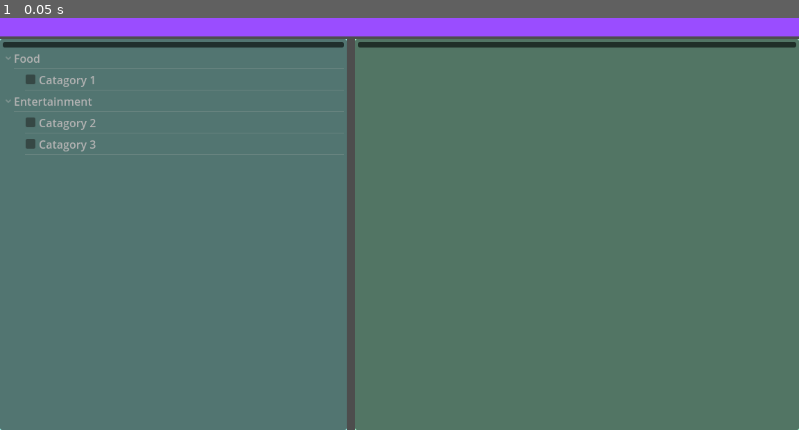
Above: before the commit, frame 1.
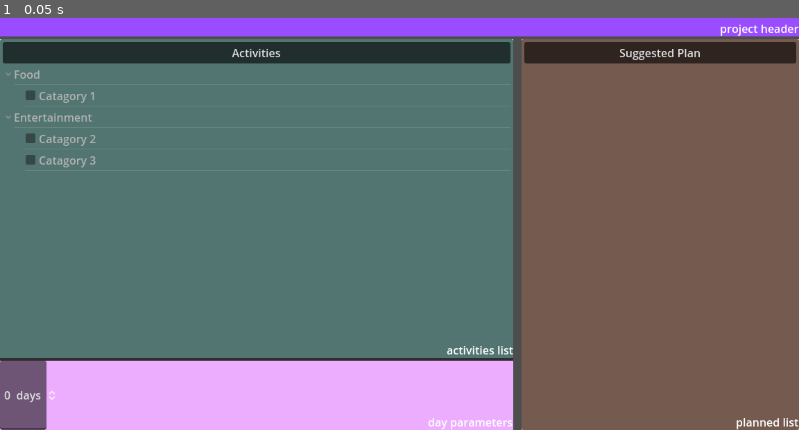
Above: after the commit, the same moment.

Repository: GenericUserIsTaken/AccessHackProj
Game: Godot game, scene res://checklist.tscn
Two runs of this game, one before a commit and one after it. Both use one fixed random seed, a clock stepped at 60 frames per second and the inputs below. This scene is started directly instead of the project's main scene.
Inputs:
- Up to frame 1 (0.05 s): no input

The runs differ from the first frame. In frame 1, 49% of the frame differs, in the area x 0-100%, y 1-100%.

Commit message:
working check list ui
next up: day params

Diff:
--- a/checklist.gd
+++ b/checklist.gd
@@ -6,8 +6,8 @@
 #              0         1          2            3           4         5           6
 const DAYS = ["Monday", "Tuesday", "Wednesday", "Thursday", "Friday", "Saturday", "Sunday"]
 
-var start_day = 0
-var plan_length = 6
+var start_day = 5
+var plan_length = 8
 
 # Called when the node enters the scene tree for the first time.
 func _ready() -> void:
@@ -24,7 +24,10 @@
 
 func rebuild_activities_list():
 	# build a tree from the json file of activities
+	a_list.clear()
 	a_list.create_item()
+	a_list.set_column_title(0, "Activities")
+	a_list.set_column_title_alignment(0, HORIZONTAL_ALIGNMENT_CENTER)
 
 	for activity_name in Global.activities:
 		var activity = a_list.create_item()
@@ -103,9 +106,12 @@
 	rebuild_chosen_list()
 
 func rebuild_chosen_list():
-	# rebuild the tree nodes
 	p_list.clear()
 	p_list.create_item()
+	p_list.set_column_title(0, "Suggested Plan")
+	p_list.set_column_title_alignment(0, HORIZONTAL_ALIGNMENT_CENTER)
+
+	# rebuild the tree nodes
 	for day_name in Global.planned_locations:
 		var day = p_list.create_item()
 		day.set_text(0, day_name)
@@ -126,9 +132,20 @@
 	for i in plan_length:
 		var day_index = (start_day + i) % 7
 		var day = DAYS[day_index]
-		# if the length of the plan will result in multiple of the same day, number them
-		# "Monday" -> "Monday (1)"
-		if plan_length > 7:
-			day += " (" + str(planned_days.count(day) + 1) + ")"
-		planned_days.append(day)
+		planned_days.append(day + " (" + str(i + 1) + ")")
 	return planned_days
+
+func _on_activities_list_column_title_clicked(column: int, mouse_button_index: int) -> void:
+	toggle_first_layer_collapsed(a_list)
+
+func _on_planned_list_column_title_clicked(column: int, mouse_button_index: int) -> void:
+	toggle_first_layer_collapsed(p_list)
+
+func toggle_first_layer_collapsed(traverse_tree):
+	var should_collapse_all = not traverse_tree.get_root().is_any_collapsed()
+
+	# apply collapse toggle to all of them
+	var tree_node = traverse_tree.get_root().get_first_child()
+	while tree_node != null:
+		tree_node.collapsed = should_collapse_all
+		tree_node = tree_node.get_next()
--- a/checklist.tscn
+++ b/checklist.tscn
@@ -23,7 +23,7 @@
 custom_minimum_size = Vector2(0, 80)
 layout_mode = 2
 
-[node name="ColorRect" type="ColorRect" parent="VBoxContainer/Control"]
+[node name="TempBg1" type="ColorRect" parent="VBoxContainer/Control"]
 layout_mode = 1
 anchors_preset = 15
 anchor_right = 1.0
@@ -32,54 +32,45 @@
 grow_vertical = 2
 color = Color(0.603333, 0.3, 1, 1)
 
+[node name="Label" type="Label" parent="VBoxContainer/Control"]
+layout_mode = 1
+anchors_preset = 3
+anchor_left = 1.0
+anchor_top = 1.0
+anchor_right = 1.0
+anchor_bottom = 1.0
+offset_left = -40.0
+offset_top = -23.0
+grow_horizontal = 0
+grow_vertical = 0
+text = "project header"
+
 [node name="Control2" type="Control" parent="VBoxContainer"]
 layout_mode = 2
 size_flags_vertical = 3
 
 [node name="HSplitContainer" type="HSplitContainer" parent="VBoxContainer/Control2"]
+layout_direction = 3
 layout_mode = 1
 anchors_preset = 15
 anchor_right = 1.0
 anchor_bottom = 1.0
 grow_horizontal = 2
 grow_vertical = 2
-split_offset = 500
+split_offset = 400
 
-[node name="Control" type="Control" parent="VBoxContainer/Control2/HSplitContainer"]
+[node name="Control2" type="Control" parent="VBoxContainer/Control2/HSplitContainer"]
+layout_direction = 2
 layout_mode = 2
 
-[node name="ColorRect" type="ColorRect" parent="VBoxContainer/Control2/HSplitContainer/Control"]
+[node name="TempBg3" type="ColorRect" parent="VBoxContainer/Control2/HSplitContainer/Control2"]
 layout_mode = 1
 anchors_preset = 15
 anchor_right = 1.0
 anchor_bottom = 1.0
 grow_horizontal = 2
 grow_vertical = 2
-color = Color(0.65, 1, 0.959167, 1)
-
-[node name="ActivitiesList" type="Tree" parent="VBoxContainer/Control2/HSplitContainer/Control"]
-unique_name_in_owner = true
-layout_mode = 1
-anchors_preset = 15
-anchor_right = 1.0
-anchor_bottom = 1.0
-grow_horizontal = 2
-grow_vertical = 2
-column_titles_visible = true
-hide_root = true
-select_mode = 1
-
-[node name="Control2" type="Control" parent="VBoxContainer/Control2/HSplitContainer"]
-layout_mode = 2
-
-[node name="ColorRect" type="ColorRect" parent="VBoxContainer/Control2/HSplitContainer/Control2"]
-layout_mode = 1
-anchors_preset = 15
-anchor_right = 1.0
-anchor_bottom = 1.0
-grow_horizontal = 2
-grow_vertical = 2
-color = Color(0.65, 1, 0.830833, 1)
+color = Color(1, 0.734833, 0.63, 1)
 
 [node name="PlannedList" type="Tree" parent="VBoxContainer/Control2/HSplitContainer/Control2"]
 unique_name_in_owner = true
@@ -93,4 +84,109 @@
 hide_root = true
 select_mode = 1
 
-[connection signal="item_edited" from="VBoxContainer/Control2/HSplitContainer/Control/ActivitiesList" to="." method="_on_activities_list_item_edited"]
+[node name="Label" type="Label" parent="VBoxContainer/Control2/HSplitContainer/Control2"]
+layout_mode = 1
+anchors_preset = 3
+anchor_left = 1.0
+anchor_top = 1.0
+anchor_right = 1.0
+anchor_bottom = 1.0
+offset_left = -1.0
+offset_top = -23.0
+grow_horizontal = 0
+grow_vertical = 0
+text = "planned list"
+
+[node name="Control" type="Control" parent="VBoxContainer/Control2/HSplitContainer"]
+layout_direction = 2
+layout_mode = 2
+
+[node name="VBoxContainer" type="VBoxContainer" parent="VBoxContainer/Control2/HSplitContainer/Control"]
+layout_mode = 1
+anchors_preset = 15
+anchor_right = 1.0
+anchor_bottom = 1.0
+grow_horizontal = 2
+grow_vertical = 2
+
+[node name="Control" type="Control" parent="VBoxContainer/Control2/HSplitContainer/Control/VBoxContainer"]
+layout_mode = 2
+size_flags_vertical = 3
+
+[node name="TempBg2" type="ColorRect" parent="VBoxContainer/Control2/HSplitContainer/Control/VBoxContainer/Control"]
+layout_mode = 1
+anchors_preset = 15
+anchor_right = 1.0
+anchor_bottom = 1.0
+grow_horizontal = 2
+grow_vertical = 2
+color = Color(0.65, 1, 0.959167, 1)
+
+[node name="ActivitiesList" type="Tree" parent="VBoxContainer/Control2/HSplitContainer/Control/VBoxContainer/Control"]
+unique_name_in_owner = true
+layout_mode = 1
+anchors_preset = 15
+anchor_right = 1.0
+anchor_bottom = 1.0
+offset_bottom = 25.0
+grow_horizontal = 2
+grow_vertical = 2
+column_titles_visible = true
+hide_root = true
+select_mode = 1
+
+[node name="Label" type="Label" parent="VBoxContainer/Control2/HSplitContainer/Control/VBoxContainer/Control"]
+layout_mode = 1
+anchors_preset = 3
+anchor_left = 1.0
+anchor_top = 1.0
+anchor_right = 1.0
+anchor_bottom = 1.0
+offset_left = -40.0
+offset_top = -23.0
+grow_horizontal = 0
+grow_vertical = 0
+text = "activities list"
+
+[node name="Control2" type="Control" parent="VBoxContainer/Control2/HSplitContainer/Control/VBoxContainer"]
+custom_minimum_size = Vector2(0, 100)
+layout_mode = 2
+
+[node name="TempBg4" type="ColorRect" parent="VBoxContainer/Control2/HSplitContainer/Control/VBoxContainer/Control2"]
+layout_mode = 1
+anchors_preset = 15
+anchor_right = 1.0
+anchor_bottom = 1.0
+grow_horizontal = 2
+grow_vertical = 2
+color = Color(0.930667, 0.68, 1, 1)
+
+[node name="Label" type="Label" parent="VBoxContainer/Control2/HSplitContainer/Control/VBoxContainer/Control2"]
+layout_mode = 1
+anchors_preset = 3
+anchor_left = 1.0
+anchor_top = 1.0
+anchor_right = 1.0
+anchor_bottom = 1.0
+offset_left = -40.0
+offset_top = -23.0
+grow_horizontal = 0
+grow_vertical = 0
+text = "day parameters"
+
+[node name="HBoxContainer" type="HBoxContainer" parent="VBoxContainer/Control2/HSplitContainer/Control/VBoxContainer/Control2"]
+layout_mode = 1
+anchors_preset = 15
+anchor_right = 1.0
+anchor_bottom = 1.0
+grow_horizontal = 2
+grow_vertical = 2
+
+[node name="SpinBox" type="SpinBox" parent="VBoxContainer/Control2/HSplitContainer/Control/VBoxContainer/Control2/HBoxContainer"]
+layout_mode = 2
+alignment = 1
+suffix = " days"
+
+[connection signal="column_title_clicked" from="VBoxContainer/Control2/HSplitContainer/Control2/PlannedList" to="." method="_on_planned_list_column_title_clicked"]
+[connection signal="column_title_clicked" from="VBoxContainer/Control2/HSplitContainer/Control/VBoxContainer/Control/ActivitiesList" to="." method="_on_activities_list_column_title_clicked"]
+[connection signal="item_edited" from="VBoxContainer/Control2/HSplitContainer/Control/VBoxContainer/Control/ActivitiesList" to="." method="_on_activities_list_item_edited"]
